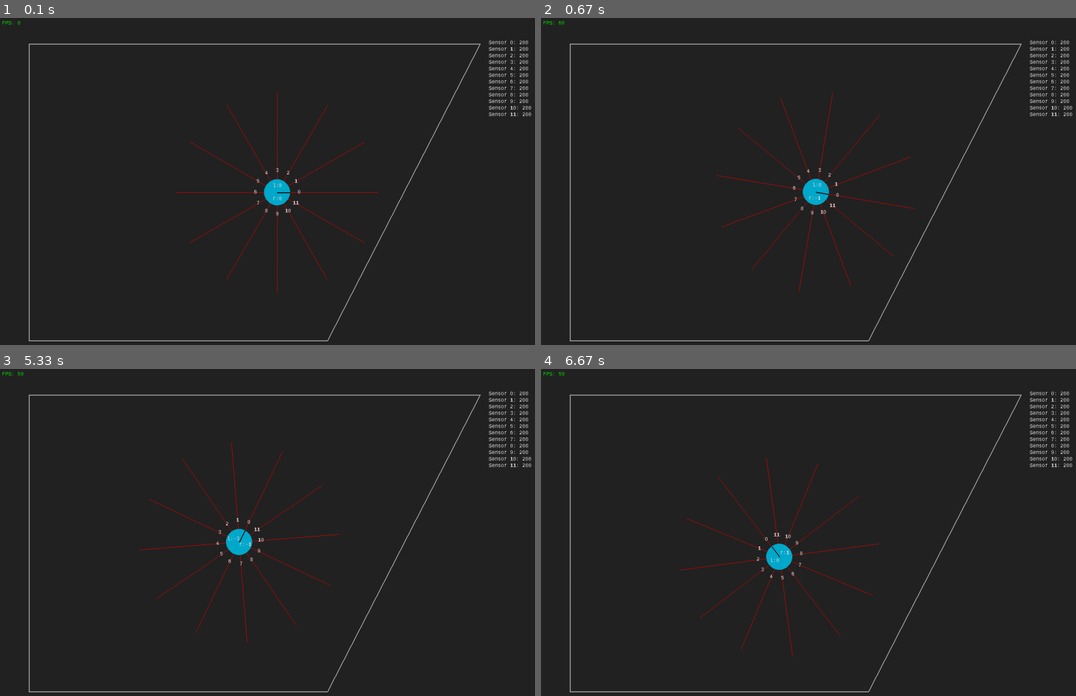
Above: before the commit, frames 1-4 (two rows, left to right).
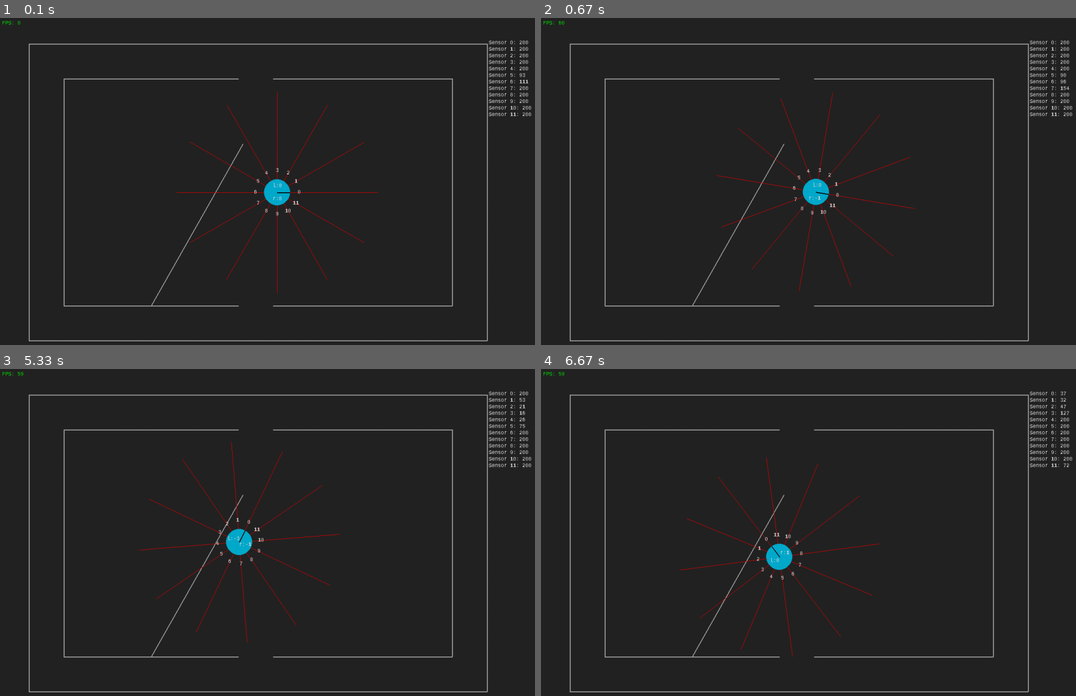
Above: after the commit, the same moments.

Repository: Pascalos99/Autonomous-Robotic-Systems-Assignment
Game: pygame game, started from Assignment 3b - Evolutionary Robotics/simulation.py
The game is run twice, just before and just after one commit, with the same random seed, the same clock (stepped at 60 frames per second) and the same inputs.
Inputs:
- Up to frame 1 (0.1 s): no input
- Up to frame 2 (0.67 s): hold D from 0.33 s (still down)
- Up to frame 3 (5.33 s): release D at 0.8 s; hold W 0.83-1.13 s; hold D 1.17-1.63 s; hold A 1.67-2.2 s; tap E at 1.82, 3.15, 4.62 s; hold S 2.23-2.53 s; hold A 2.57-2.97 s; hold W 3-3.37 s; hold D 3.4-4.03 s; hold S 4.07-4.43 s; hold A 4.47-4.93 s; hold D from 4.97 s (still down)
- Up to frame 4 (6.67 s): release D at 5.43 s; hold W 5.47-5.77 s; hold D 5.8-6.27 s; tap E at 5.95, 6.45 s; hold A from 6.3 s (still down); tap X at 6.37 s

The runs differ from the first frame. In frame 1, 1.5% of the frame differs, in the area x 11-99%, y 7-99%; in frame 2, 1.5%; in frame 3, 1.5%; in frame 4, 1.5%, in the area x 11-100%, y 6-99%.

Commit message:
Designed a new map and added an overview readme

Diff:
--- a/Assignment 3b - Evolutionary Robotics/config.ini
+++ b/Assignment 3b - Evolutionary Robotics/config.ini
@@ -15,4 +15,4 @@
 [ANN]
 speed_step = 0.5
 max_speed = 10
-map_file = rect_map_2.json
+map_file = map_2.json
--- /dev/null
+++ b/Assignment 3b - Evolutionary Robotics/maps/map_2.json
@@ -0,0 +1,112 @@
+[
+  {
+    "start_pos": [
+      66,
+      59
+    ],
+    "end_pos": [
+      1116,
+      59
+    ]
+  },
+  {
+    "start_pos": [
+      1116,
+      59
+    ],
+    "end_pos": [
+      1116,
+      740
+    ]
+  },
+  {
+    "start_pos": [
+      1116,
+      740
+    ],
+    "end_pos": [
+      66,
+      740
+    ]
+  },
+  {
+    "start_pos": [
+      66,
+      740
+    ],
+    "end_pos": [
+      66,
+      59
+    ]
+  },
+  {
+    "start_pos": [
+      146,
+      660
+    ],
+    "end_pos": [
+      146,
+      139
+    ]
+  },
+  {
+    "start_pos": [
+      146,
+      139
+    ],
+    "end_pos": [
+      546,
+      139
+    ]
+  },
+  {
+    "start_pos": [
+      626,
+      139
+    ],
+    "end_pos": [
+      1036,
+      139
+    ]
+  },
+  {
+    "start_pos": [
+      1036,
+      660
+    ],
+    "end_pos": [
+      1036,
+      139
+    ]
+  },
+  {
+    "start_pos": [
+      146,
+      660
+    ],
+    "end_pos": [
+      546,
+      660
+    ]
+  },
+  {
+    "start_pos": [
+      626,
+      660
+    ],
+    "end_pos": [
+      1036,
+      660
+    ]
+  },
+  {
+    "start_pos": [
+      346,
+      660
+    ],
+    "end_pos": [
+      556,
+      289
+    ]
+  }
+]
--- a/Assignment 3b - Evolutionary Robotics/simulation.py
+++ b/Assignment 3b - Evolutionary Robotics/simulation.py
@@ -66,7 +66,7 @@
 
             if bool(int(config['PROGRAM']['visualize_game'])):
                 self.draw()
-            print(self.player.vel)
+
             self.clock.tick(FPS)
 
     def ann_bridge(self, ann: ANN):
Not shown, added: Assignment 3b - Evolutionary Robotics/README.md
Binary file added: Assignment 3b - Evolutionary Robotics/images/map_1.png
Binary file added: Assignment 3b - Evolutionary Robotics/images/map_2.png
Renamed: Assignment 2 - Mobile Robot Simulation/maps/rect_map.json -> Assignment 3b - Evolutionary Robotics/maps/map_1.json
